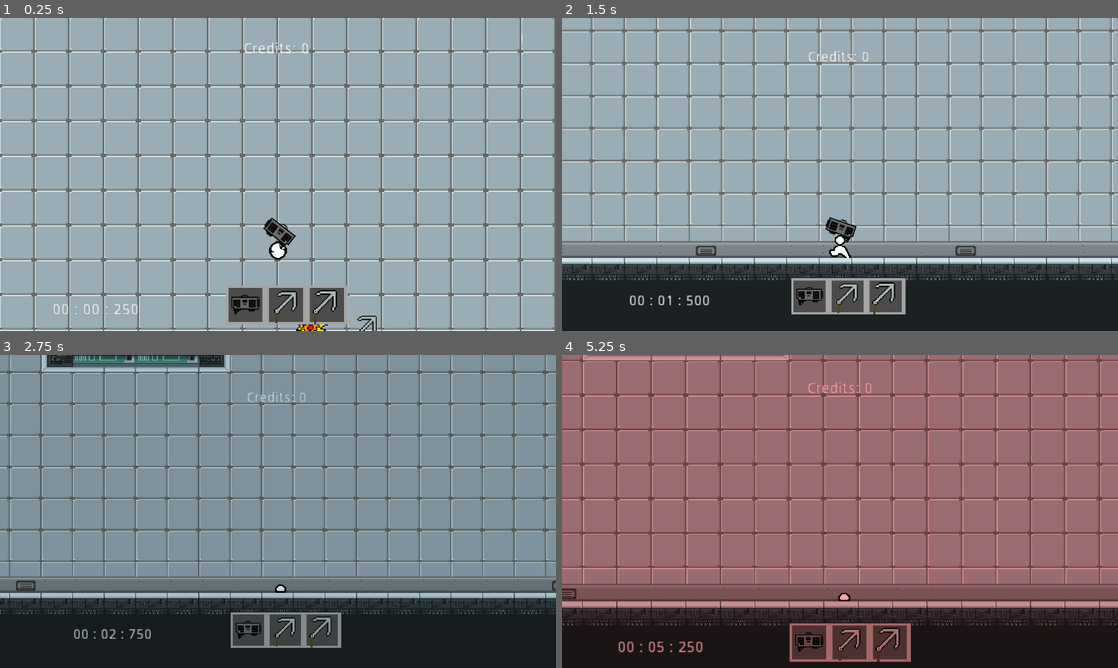
Above: before the commit, frames 1-4 (two rows, left to right).
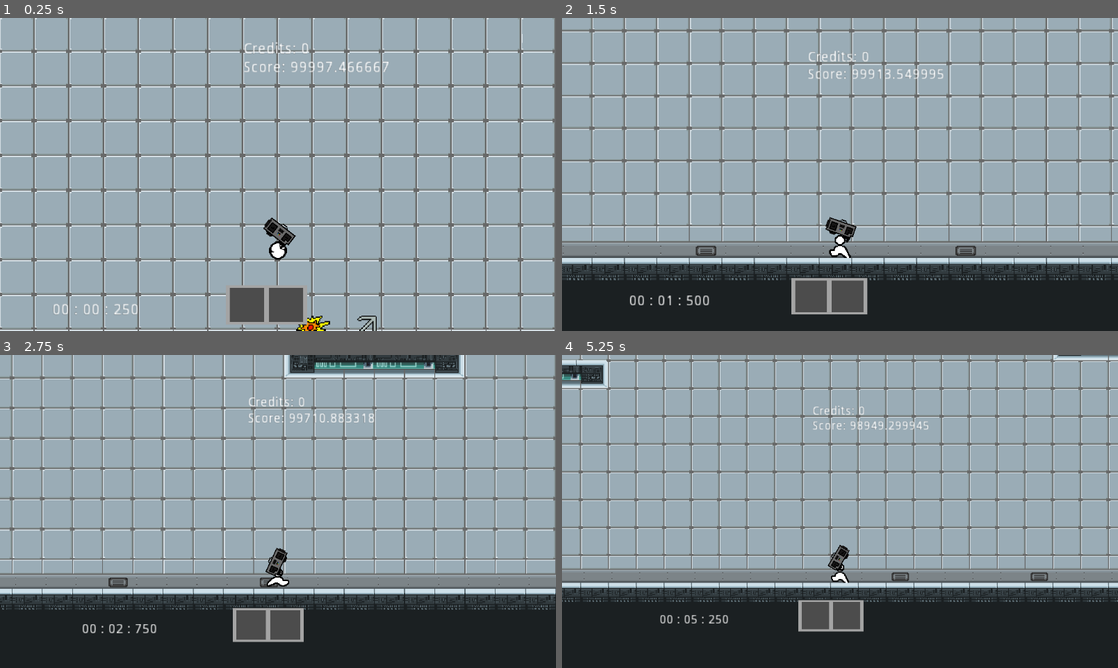
Above: after the commit, the same moments.

Repository: TheyCallMeNano/Music-Based-Platformer
Game: Godot game, scene res://Rooms/Hub.tscn
Two runs of this game, one before a commit and one after it. Both use one fixed random seed, a clock stepped at 60 frames per second and the inputs below.
Inputs (mouse positions are in pixels of both pictures, inside the frame that each line leads up to):
- Up to frame 1 (0.25 s): no input
- Up to frame 2 (1.5 s): move the mouse to (962, 158) at 0.52 s; hold D (moveRight) from 0.53 s (still down); click (962, 158) at 0.6 s; tap W (moveUp) at 0.77 s; tap 1 (slot1, bound only before the commit) at 0.8, 1.35 s; move the mouse to (728, 190) at 1.27 s
- Up to frame 3 (2.75 s): tap W (moveUp) at 1.52 s; tap 2 (slot2, bound only before the commit) at 1.55, 2.1 s; move the mouse to (333, 442) at 2.02 s; release D (moveRight) at 2.03 s; hold A (moveLeft) from 2.03 s (still down); tap 3 (slot3, bound only before the commit) at 2.3 s
- Up to frame 4 (5.25 s): move the mouse to (812, 574) at 2.77 s; release A (moveLeft) at 2.78 s; hold D (moveRight) 2.78-4.28 s; tap 3 (slot3, bound only before the commit) at 2.85 s; tap W (moveUp) at 3.02, 3.77, 4.52 s; click (812, 574) at 3.05 s; move the mouse to (1006, 558) at 3.52 s; hold F (interact) 3.53-4.28 s; tap 1 (slot1, bound only before the commit) at 3.8, 5.1 s; move the mouse to (673, 464) at 4.27 s; hold A (moveLeft) 4.28-5.03 s; click (673, 464) at 4.35 s; tap 2 (slot2, bound only before the commit) at 4.55 s; move the mouse to (867, 511) at 5.02 s; hold D (moveRight) from 5.03 s (still down)

The runs differ from the first frame. In frame 1, 1.4% of the frame differs, in the area x 41-70%, y 14-98%; in frame 2, 1.4%; in frame 3, 71%; in frame 4, 85%, in the area x 0-100%, y 0-98%.

Commit message:
QoL fixes, recalculating score

Diff:
--- a/Objects/objHotbar.tscn
+++ b/Objects/objHotbar.tscn
@@ -1,8 +1,7 @@
-[gd_scene load_steps=7 format=2]
+[gd_scene load_steps=6 format=2]
 
 [ext_resource path="res://Sprites/sprHotbar.png" type="Texture" id=1]
 [ext_resource path="res://Sprites/sprSlot.png" type="Texture" id=2]
-[ext_resource path="res://Sprites/sprBoomboxGun.png" type="Texture" id=3]
 [ext_resource path="res://Scripts/scrSlot3.gd" type="Script" id=4]
 [ext_resource path="res://Scripts/scrSlot2.gd" type="Script" id=5]
 [ext_resource path="res://Sprites/sprUpgrades.png" type="Texture" id=6]
@@ -16,34 +15,18 @@
 anchor_bottom = 1.0
 margin_right = 60.0
 margin_bottom = 8.0
-rect_scale = Vector2( 1.5, 1 )
 texture = ExtResource( 1 )
 
-[node name="Slot1" type="TextureRect" parent="."]
-margin_left = 3.0
-margin_top = 3.2
-margin_right = 45.0
-margin_bottom = 45.2
-rect_pivot_offset = Vector2( -128, -16 )
-texture = ExtResource( 2 )
-
-[node name="Equipped" type="Sprite" parent="Slot1"]
-position = Vector2( 21.2897, 20.6093 )
-scale = Vector2( 0.15, 0.15 )
-texture = ExtResource( 3 )
-hframes = 3
-vframes = 3
-
 [node name="Slot2" type="TextureRect" parent="."]
-margin_left = 53.0
-margin_top = 3.2
-margin_right = 95.0
-margin_bottom = 45.2
+margin_left = 5.0
+margin_top = 3.0
+margin_right = 47.0
+margin_bottom = 45.0
 rect_pivot_offset = Vector2( -128, -16 )
 texture = ExtResource( 2 )
 
 [node name="Equipped" type="Sprite" parent="Slot2"]
-position = Vector2( 19, 20.8 )
+position = Vector2( 21.2272, 21.9136 )
 scale = Vector2( 0.7, 0.7 )
 texture = ExtResource( 6 )
 hframes = 2
@@ -52,10 +35,10 @@
 script = ExtResource( 5 )
 
 [node name="Slot3" type="TextureRect" parent="."]
-margin_left = 103.0
-margin_top = 3.2
-margin_right = 145.0
-margin_bottom = 45.2
+margin_left = 53.0
+margin_top = 3.0
+margin_right = 95.0
+margin_bottom = 45.0
 rect_pivot_offset = Vector2( -128, -16 )
 texture = ExtResource( 2 )
 
--- a/Objects/objPlayer.tscn
+++ b/Objects/objPlayer.tscn
@@ -7,7 +7,7 @@
 [ext_resource path="res://Scripts/scrBoomboxGun.gd" type="Script" id=5]
 [ext_resource path="res://Audio/Launch.wav" type="AudioStream" id=6]
 [ext_resource path="res://Audio/Game Music/Fake Funk 2 bar.wav" type="AudioStream" id=7]
-[ext_resource path="res://Audio/GrappleConnect.wav" type="AudioStream" id=8]
+[ext_resource path="res://Audio/GrappleConnect2.wav" type="AudioStream" id=8]
 [ext_resource path="res://Audio/Game Music/Rock 2 bar.wav" type="AudioStream" id=9]
 [ext_resource path="res://Audio/Game Music/Less Evil 2 bar.wav" type="AudioStream" id=10]
 [ext_resource path="res://Audio/Footsteps.mp3" type="AudioStream" id=11]
--- a/Scripts/scrHue.gd
+++ b/Scripts/scrHue.gd
@@ -1,7 +1,7 @@
 extends CanvasModulate
 
 func _process(delta):
-	if Input.is_action_just_pressed("slot3"):
+	if Input.is_action_just_pressed("slot3") && global.grappleBought == true:
 		$AnimationPlayer.play("AddHue")
-	if Input.is_action_just_pressed("slot2"):
+	if Input.is_action_just_pressed("slot2") && global.rpgBought == true:
 		$AnimationPlayer.play("RemoveHue")
--- a/Scripts/scrPlayer.gd
+++ b/Scripts/scrPlayer.gd
@@ -98,7 +98,7 @@
 	elif Input.is_action_just_pressed("moveLeft") && is_on_floor() && isDead == false:
 		$Footsteps.play()
 
-	elif Input.is_action_just_released("moveRight") || Input.is_action_just_released("moveLeft"):
+	elif Input.is_action_just_released("moveRight") || Input.is_action_just_released("moveLeft") || !is_on_floor():
 		$Footsteps.stop()
 
 	motion = move_and_slide(motion,UP)
@@ -109,8 +109,6 @@
 	elif global.equipped == [0,1,0] && global.slot2 == 1:
 		rocket()
 
-	elif global.equipped == [1,0,0] && global.slot1 == 1:
-		pass
 	update()
 	if hooked:
 		motion.y += grav
@@ -123,23 +121,21 @@
 	if hooked:
 		draw_line(Vector2(-2,-30), to_local(hookPos), Color(0, 1, 0), 3, true)
 	else:
-		$GrappleConnect.play()
+		pass
 
 func _process(delta):
-	if Input.is_action_just_pressed("slot1"):
-		global.equipped = [1,0,0]
 	if Input.is_action_just_pressed("slot2"):
-		$ShakeController.play("RPGShake")
-		$MusicPlayer.play("FadeToRPG")
-		$RPGRock.play()
 		if global.rpgBought == true:
 			global.equipped = [0,1,0]
+			$ShakeController.play("RPGShake")
+			$MusicPlayer.play("FadeToRPG")
+			$RPGRock.play()
 	if Input.is_action_just_pressed("slot3"):
-		$MusicPlayer.play("FadeToGrapple")
-		$ShakeController.stop()
-		$GrappleFunk.play()
 		if global.grappleBought == true:
 			global.equipped = [0,0,1]
+			$MusicPlayer.play("FadeToGrapple")
+			$ShakeController.stop()
+			$GrappleFunk.play()
 
 	shakeStrength = lerp(shakeStrength, 0, SHAKEDECAY * delta)
 	$Camera2D.offset = getRandomOffset()
@@ -151,9 +147,6 @@
 		global.levelStart = false
 		isDead = false
 		$sprBoomboxGun.visible = true
-
-	if global.levelComplete == false && motion.x == 0 && global.levelStart == true || global.levelComplete == false && motion.x == -0 && global.levelStart == true:
-		gameOver()
 
 func gameOver():
 	if isDead == false:
@@ -168,6 +161,7 @@
 		if hookPos:
 			hooked = true
 			currentRopeLength = global_position.distance_to(hookPos)
+			$GrappleConnect.play()
 	if Input.is_action_just_released("primaryFire") && hooked:
 		hooked = false
 
--- a/Scripts/scrPrintScore.gd
+++ b/Scripts/scrPrintScore.gd
@@ -2,4 +2,5 @@
 
 
 func _process(_delta):
-		text = ("Credits: " + str(global.credits))
+		text = ("Credits: " + str(global.credits) + "\nScore: " +
+		str(global.score))
--- a/Scripts/scrSlot2.gd
+++ b/Scripts/scrSlot2.gd
@@ -2,6 +2,7 @@
 
 func _process(delta):
 	if global.slot2 == 1:
+		self.visible = true
 		set_frame(3)
 	elif global.slot2 == 0:
-		set_frame(0)
+		self.visible = false
--- a/Scripts/scrSlot3.gd
+++ b/Scripts/scrSlot3.gd
@@ -2,6 +2,8 @@
 
 func _process(_delta):
 	if global.slot3 == 1:
+		self.visible = true
 		set_frame(0)
 	elif global.slot3 == 0:
+		self.visible = false
 		set_frame(0)
--- a/project.godot
+++ b/project.godot
@@ -10,7 +10,7 @@
 
 [application]
 
-config/name="Music Based Platformer"
+config/name="Doombox"
 run/main_scene="res://Rooms/Hub.tscn"
 config/icon="res://icon.png"
 
@@ -129,19 +129,14 @@
 "events": [ Object(InputEventKey,"resource_local_to_scene":false,"resource_name":"","device":0,"alt":false,"shift":false,"control":false,"meta":false,"command":false,"pressed":false,"scancode":0,"physical_scancode":16777247,"unicode":0,"echo":false,"script":null)
  ]
 }
-slot1={
+slot2={
 "deadzone": 0.5,
 "events": [ Object(InputEventKey,"resource_local_to_scene":false,"resource_name":"","device":0,"alt":false,"shift":false,"control":false,"meta":false,"command":false,"pressed":false,"scancode":0,"physical_scancode":49,"unicode":0,"echo":false,"script":null)
  ]
 }
-slot2={
+slot3={
 "deadzone": 0.5,
 "events": [ Object(InputEventKey,"resource_local_to_scene":false,"resource_name":"","device":0,"alt":false,"shift":false,"control":false,"meta":false,"command":false,"pressed":false,"scancode":0,"physical_scancode":50,"unicode":0,"echo":false,"script":null)
- ]
-}
-slot3={
-"deadzone": 0.5,
-"events": [ Object(InputEventKey,"resource_local_to_scene":false,"resource_name":"","device":0,"alt":false,"shift":false,"control":false,"meta":false,"command":false,"pressed":false,"scancode":0,"physical_scancode":51,"unicode":0,"echo":false,"script":null)
  ]
 }
 primaryFire={
Not shown, changed: Audio/GrappleConnect2.wav.import
Binary file added: Fonts/80s-retro-future.ttf
Not shown, removed: Audio/GrappleConnect.wav
